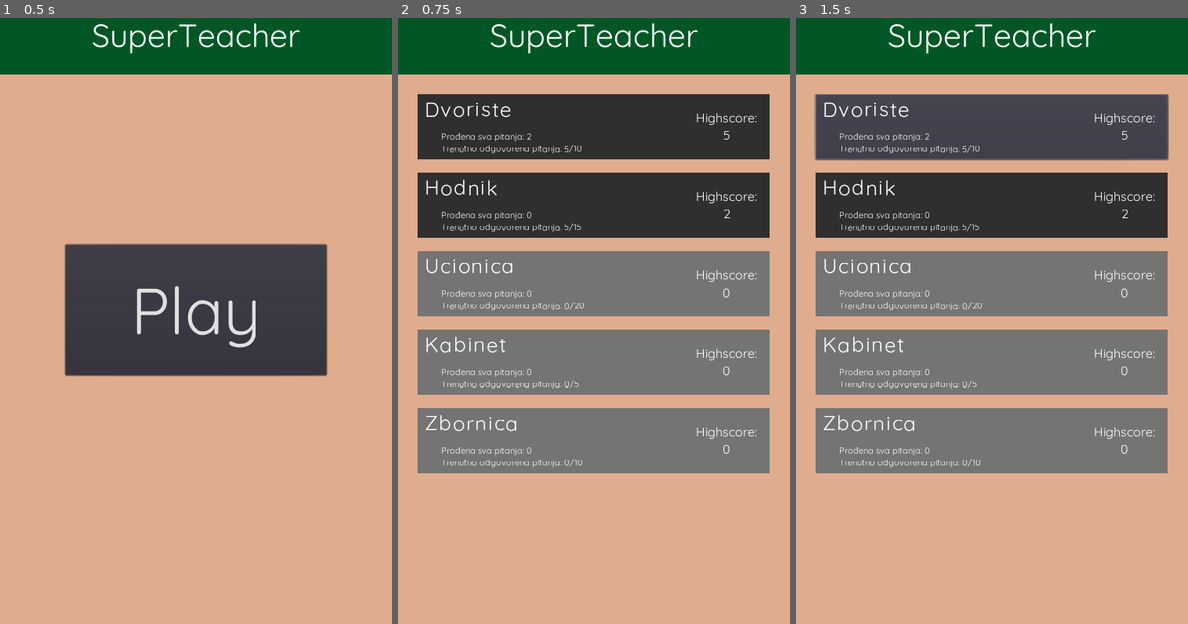
Above: before the commit, frames 1-3 (left to right).
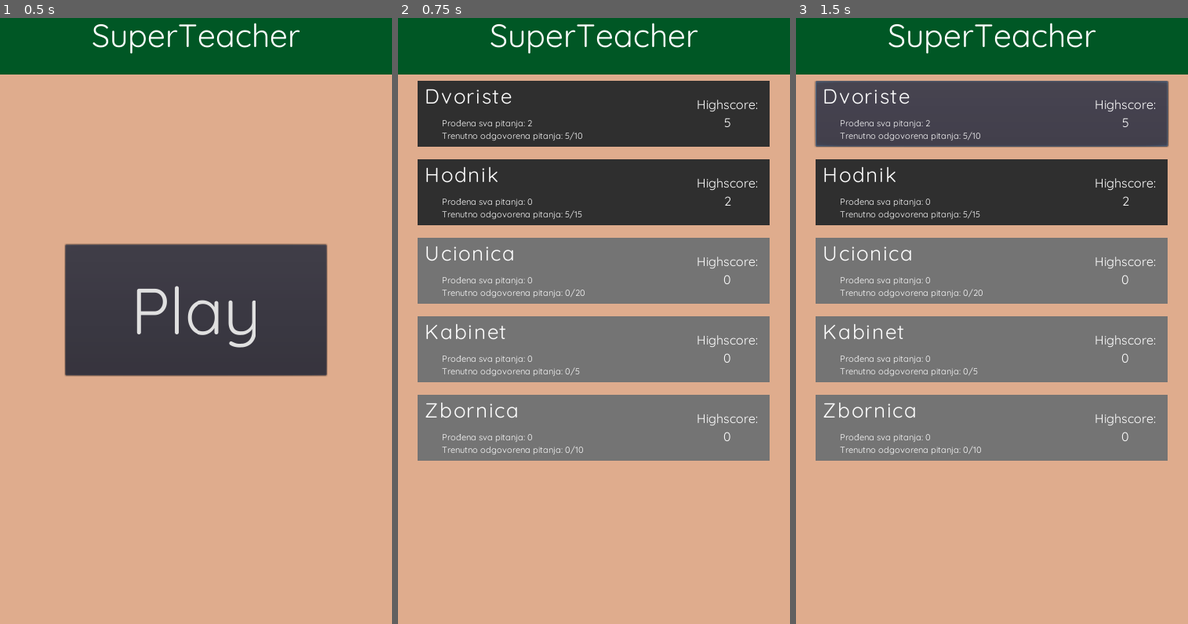
Above: after the commit, the same moments.

Repository: amalija-ramljak/superteacher
Game: Godot game, scene res://scenes/Entry.tscn
The game is run twice, just before and just after one commit, with the same random seed, the same clock (stepped at 60 frames per second) and the same inputs.
Inputs (mouse positions are in pixels of both pictures, inside the frame that each line leads up to):
- Up to frame 1 (0.5 s): no input
- Up to frame 2 (0.75 s): click "Play" at 0.5 s
- Up to frame 3 (1.5 s): click (992, 127) at 1.27 s

Frame 1 is identical in both runs. In frame 2, 23% of the frame differs, in the area x 5-95%, y 10-76%; in frame 3, 23%, in the area x 4-96%, y 10-76%.

Commit message:
fixed level selector UI

Diff:
--- a/scenes/Main.tscn
+++ b/scenes/Main.tscn
@@ -18,21 +18,22 @@
 [node name="GameTitle" parent="." instance=ExtResource( 3 )]
 
 [node name="ScrollContainer" type="ScrollContainer" parent="."]
-margin_top = 150.0
-margin_right = 600.0
-margin_bottom = 960.0
+anchor_right = 1.0
+anchor_bottom = 1.0
+margin_top = 130.0
+margin_bottom = -0.00012207
 grow_horizontal = 2
 grow_vertical = 2
 size_flags_horizontal = 3
 size_flags_vertical = 3
 scroll_horizontal_enabled = false
 __meta__ = {
-"_edit_use_anchors_": false
+"_edit_use_anchors_": true
 }
 
 [node name="VBoxContainer" type="VBoxContainer" parent="ScrollContainer"]
 margin_right = 600.0
-margin_bottom = 810.0
+margin_bottom = 830.0
 size_flags_horizontal = 3
 size_flags_vertical = 3
 custom_constants/separation = 120
--- a/scenes/components/LevelSelector.tscn
+++ b/scenes/components/LevelSelector.tscn
@@ -23,20 +23,22 @@
 font_data = ExtResource( 1 )
 
 [node name="Control" type="Control"]
-margin_right = 84.0
-margin_bottom = 141.0
-size_flags_horizontal = 2
+anchor_left = 0.5
+anchor_right = 0.5
+margin_left = -300.0
+margin_right = 300.0
 script = ExtResource( 2 )
 __meta__ = {
 "_edit_use_anchors_": false
 }
 
 [node name="LevelSelectorButton" type="Button" parent="."]
-margin_left = 30.0
-margin_right = 570.0
+anchor_left = 0.5
+anchor_right = 0.5
+margin_left = -270.0
+margin_right = 270.0
 margin_bottom = 100.0
 rect_scale = Vector2( 0.99872, 1 )
-size_flags_horizontal = 15
 custom_styles/disabled = SubResource( 1 )
 custom_styles/normal = SubResource( 2 )
 __meta__ = {
@@ -45,10 +47,14 @@
 }
 
 [node name="LevelSelectorContainer" type="GridContainer" parent="LevelSelectorButton"]
-margin_right = 560.0
+anchor_left = 0.5
+anchor_right = 0.5
+margin_left = -269.5
+margin_right = 269.5
 margin_bottom = 100.0
 grow_horizontal = 2
 grow_vertical = 0
+size_flags_horizontal = 2
 columns = 2
 __meta__ = {
 "_edit_use_anchors_": false
